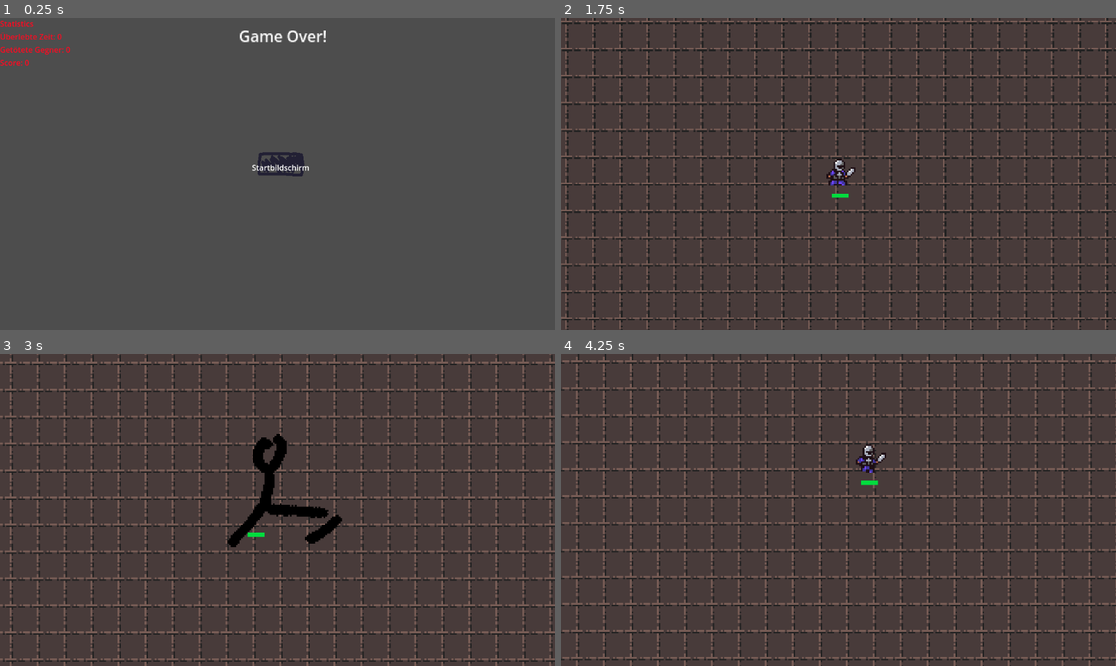
Above: before the commit, frames 1-4 (two rows, left to right).
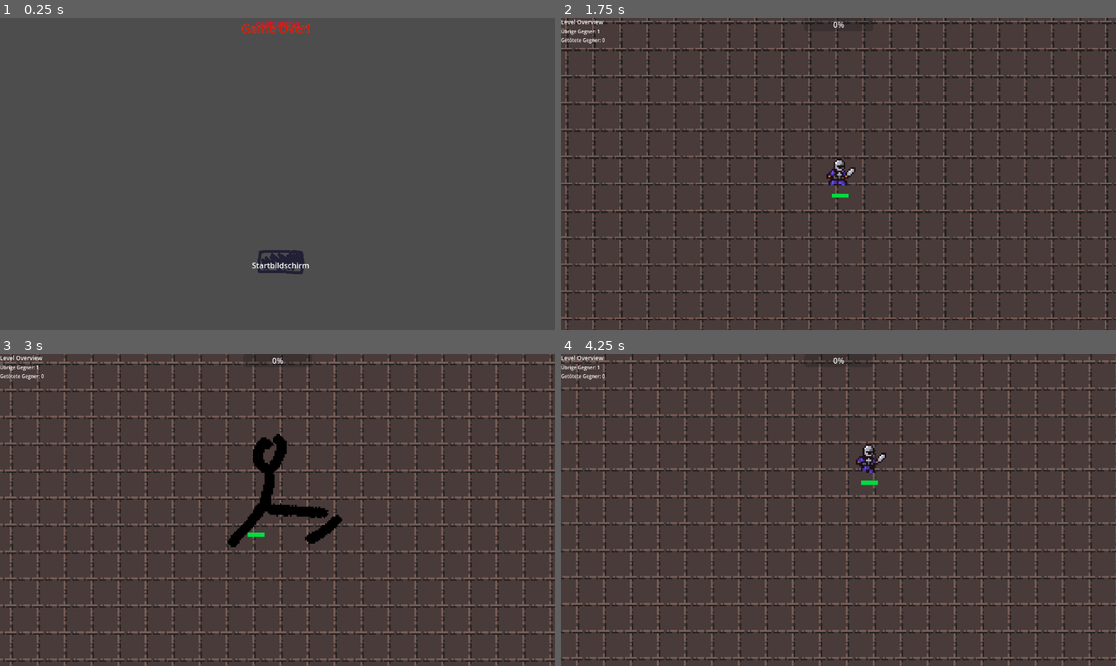
Above: after the commit, the same moments.

Repository: Lukas74m/gae_ca2
Game: Godot game, scene res://scenes/deathscreen/deathscreen.tscn
Two runs of this game, one before a commit and one after it. Both use one fixed random seed, a clock stepped at 60 frames per second and the inputs below. This scene is started directly instead of the project's main scene.
Inputs (mouse positions are in pixels of both pictures, inside the frame that each line leads up to):
- Up to frame 1 (0.25 s): no input
- Up to frame 2 (1.75 s): click "Startbildschirm" at 0.5 s; click "Spielen" at 1.25 s
- Up to frame 3 (3 s): move the mouse to (399, 494) at 2.02 s; hold Q (attack) 2.03-2.78 s; move the mouse to (166, 525) at 2.77 s; tap E (dash) at 2.85 s
- Up to frame 4 (4.25 s): move the mouse to (894, 441) at 3.52 s; hold Q (attack) from 3.53 s (still down)

The runs differ from the first frame. In frame 1, 2.0% of the frame differs, in the area x 0-59%, y 0-83%; in frame 2, 0.3%; in frame 3, 0.3%; in frame 4, 0.3%.
Error after the commit: Invalid call. Nonexistent function 'update_display' in base 'Control (stats_display.gd)'. (res://scripts/deathscreen/deathscreen.gd:7)

Commit message:
Updated StatsDisplay and added TaskDisplay

Diff:
--- /dev/null
+++ b/gae-ca2/scenes/components/ProgressBar.tscn
@@ -0,0 +1,6 @@
+[gd_scene load_steps=2 format=3 uid="uid://dxyuukgy0vofe"]
+
+[ext_resource type="Script" uid="uid://bqgk3ycdgt1e2" path="res://scripts/components/progress_bar.gd" id="1_mk2y3"]
+
+[node name="ProgressBar" type="ProgressBar"]
+script = ExtResource("1_mk2y3")
--- a/gae-ca2/scenes/components/StatsDisplay.tscn
+++ b/gae-ca2/scenes/components/StatsDisplay.tscn
@@ -13,19 +13,18 @@
 theme = ExtResource("1_c2lwd")
 script = ExtResource("1_tr8xu")
 
-[node name="Panel" type="Panel" parent="."]
+[node name="VBoxContainer" type="VBoxContainer" parent="."]
 layout_mode = 1
-anchors_preset = 15
-anchor_right = 1.0
-anchor_bottom = 1.0
+anchors_preset = 5
+anchor_left = 0.5
+anchor_right = 0.5
+offset_left = -45.5
+offset_right = 45.5
+offset_bottom = 23.0
 grow_horizontal = 2
-grow_vertical = 2
-theme = ExtResource("1_c2lwd")
+alignment = 1
 
-[node name="VBoxContainer" type="VBoxContainer" parent="Panel"]
-layout_mode = 0
-offset_right = 40.0
-offset_bottom = 40.0
-
-[node name="Title" type="Label" parent="Panel/VBoxContainer"]
+[node name="Title" type="Label" parent="VBoxContainer"]
 layout_mode = 2
+text = "oajihugdhvj"
+horizontal_alignment = 1
--- /dev/null
+++ b/gae-ca2/scenes/components/TaskDisplay.tscn
@@ -0,0 +1,54 @@
+[gd_scene load_steps=5 format=3 uid="uid://byi3e8vfwfdhg"]
+
+[ext_resource type="Script" uid="uid://bijuh5uq5kfoe" path="res://scripts/components/task_display.gd" id="1_5xplb"]
+[ext_resource type="Theme" uid="uid://dviluyd0ea27u" path="res://task_display_theme.tres" id="1_r04c6"]
+[ext_resource type="PackedScene" uid="uid://dxyuukgy0vofe" path="res://scenes/components/ProgressBar.tscn" id="3_tsd5v"]
+
+[sub_resource type="LabelSettings" id="LabelSettings_5xplb"]
+font_size = 12
+
+[node name="TaskDisplay" type="Control"]
+layout_mode = 3
+anchors_preset = 15
+anchor_right = 1.0
+anchor_bottom = 1.0
+grow_horizontal = 2
+grow_vertical = 2
+script = ExtResource("1_5xplb")
+
+[node name="CanvasLayer" type="CanvasLayer" parent="."]
+
+[node name="VBoxContainer" type="VBoxContainer" parent="CanvasLayer"]
+offset_right = 57.0
+offset_bottom = 14.0
+size_flags_horizontal = 0
+size_flags_vertical = 4
+theme = ExtResource("1_r04c6")
+alignment = 1
+
+[node name="Title" type="Label" parent="CanvasLayer/VBoxContainer"]
+layout_mode = 2
+size_flags_horizontal = 0
+text = "oajihugdhvj"
+label_settings = SubResource("LabelSettings_5xplb")
+horizontal_alignment = 1
+
+[node name="Control" type="Control" parent="CanvasLayer"]
+layout_mode = 3
+anchors_preset = 5
+anchor_left = 0.5
+anchor_right = 0.5
+grow_horizontal = 2
+size_flags_horizontal = 2
+size_flags_vertical = 4
+
+[node name="ProgressBar" parent="CanvasLayer/Control" instance=ExtResource("3_tsd5v")]
+layout_mode = 1
+anchors_preset = 5
+anchor_left = 0.5
+anchor_right = 0.5
+offset_left = -71.5
+offset_right = 71.5
+offset_bottom = 27.0
+grow_horizontal = 2
+size_flags_horizontal = 0
--- a/gae-ca2/scenes/deathscreen/deathscreen.tscn
+++ b/gae-ca2/scenes/deathscreen/deathscreen.tscn
@@ -50,42 +50,35 @@
 "speed": 10.0
 }]
 
+[sub_resource type="LabelSettings" id="LabelSettings_btbqu"]
+font_size = 25
+font_color = Color(0.816797, 0.0841022, 0, 1)
+outline_size = 1
+outline_color = Color(0.997687, 0.488045, 0.420835, 1)
+shadow_size = 3
+
 [node name="Deathscreen" type="Panel"]
 script = ExtResource("1_btbqu")
 
-[node name="GameOverText" type="Label" parent="."]
-layout_mode = 1
-anchors_preset = 5
-anchor_left = 0.5
-anchor_right = 0.5
-offset_left = 442.0
-offset_top = 14.0
-offset_right = 592.0
-offset_bottom = 37.0
-grow_horizontal = 2
-scale = Vector2(2, 2)
-text = "Game Over! "
-horizontal_alignment = 1
-vertical_alignment = 1
+[node name="Control" type="CanvasLayer" parent="."]
 
-[node name="TextureButton" type="TextureButton" parent="."]
-layout_mode = 1
+[node name="TextureButton" type="TextureButton" parent="Control"]
 anchors_preset = 8
 anchor_left = 0.5
 anchor_top = 0.5
 anchor_right = 0.5
 anchor_bottom = 0.5
-offset_left = 532.0
-offset_top = 260.0
-offset_right = 632.0
-offset_bottom = 360.0
+offset_left = -44.0
+offset_top = 139.0
+offset_right = 56.0
+offset_bottom = 239.0
 grow_horizontal = 2
 grow_vertical = 2
 texture_normal = ExtResource("2_u6gas")
 texture_hover = ExtResource("3_3638j")
 script = ExtResource("2_bssjh")
 
-[node name="Label" type="Label" parent="TextureButton"]
+[node name="Label" type="Label" parent="Control/TextureButton"]
 layout_mode = 1
 anchors_preset = 8
 anchor_left = 0.5
@@ -102,15 +95,34 @@
 horizontal_alignment = 1
 vertical_alignment = 1
 
-[node name="AnimatedSprite2D" type="AnimatedSprite2D" parent="TextureButton"]
+[node name="AnimatedSprite2D" type="AnimatedSprite2D" parent="Control/TextureButton"]
 position = Vector2(50, 50)
 sprite_frames = SubResource("SpriteFrames_s586m")
 animation = &"click"
 frame = 4
 frame_progress = 1.0
 
-[node name="StatsDisplay" parent="." instance=ExtResource("6_gm5rc")]
-layout_mode = 1
+[node name="CenterContainer" type="VBoxContainer" parent="Control"]
+anchors_preset = 5
+anchor_left = 0.5
+anchor_right = 0.5
+offset_left = -48.0
+offset_right = 48.0
+offset_bottom = 40.0
+grow_horizontal = 2
 
-[connection signal="pressed" from="TextureButton" to="TextureButton" method="_on_pressed"]
-[connection signal="animation_finished" from="TextureButton/AnimatedSprite2D" to="TextureButton" method="_on_animated_sprite_2d_animation_finished"]
+[node name="StatsDisplay" parent="Control/CenterContainer" instance=ExtResource("6_gm5rc")]
+layout_mode = 2
+size_flags_horizontal = 4
+size_flags_vertical = 4
+
+[node name="GameOverText" type="Label" parent="Control/CenterContainer"]
+layout_mode = 2
+size_flags_horizontal = 4
+text = "Game Over! "
+label_settings = SubResource("LabelSettings_btbqu")
+horizontal_alignment = 1
+vertical_alignment = 1
+
+[connection signal="pressed" from="Control/TextureButton" to="Control/TextureButton" method="_on_pressed"]
+[connection signal="animation_finished" from="Control/TextureButton/AnimatedSprite2D" to="Control/TextureButton" method="_on_animated_sprite_2d_animation_finished"]
--- a/gae-ca2/scenes/game/Game.tscn
+++ b/gae-ca2/scenes/game/Game.tscn
@@ -8,6 +8,7 @@
 [ext_resource type="Texture2D" uid="uid://4i36g80kqt6t" path="res://assets/dungeon tileset pack/0x72_DungeonTilesetII_v1.7 (1)/0x72_DungeonTilesetII_v1.7/atlas_walls_low-16x16.png" id="4_56wml"]
 [ext_resource type="PackedScene" uid="uid://co8ulpd1qg5vg" path="res://scenes/manager/ProgressManger.tscn" id="5_lyhax"]
 [ext_resource type="PackedScene" uid="uid://vcvbrmlgyiai" path="res://scenes/shop/Shop.tscn" id="8_wnrko"]
+[ext_resource type="PackedScene" uid="uid://byi3e8vfwfdhg" path="res://scenes/components/TaskDisplay.tscn" id="9_qf6a8"]
 
 [sub_resource type="TileSetAtlasSource" id="TileSetAtlasSource_gg4pt"]
 texture = ExtResource("2_wnrko")
@@ -399,6 +400,17 @@
 [node name="ProgressManger" parent="." instance=ExtResource("5_lyhax")]
 
 [node name="Shop" parent="." instance=ExtResource("8_wnrko")]
+visible = false
+
+[node name="CanvasLayer" type="CanvasLayer" parent="."]
+layer = 0
+
+[node name="TaskDisplay" parent="CanvasLayer" instance=ExtResource("9_qf6a8")]
+anchors_preset = 0
+anchor_right = 0.0
+anchor_bottom = 0.0
+grow_horizontal = 1
+grow_vertical = 1
 
 [connection signal="timeout" from="Gametimer" to="." method="_on_gametimer_timeout"]
 [connection signal="player_death" from="Player" to="." method="_on_player_player_death"]
--- /dev/null
+++ b/gae-ca2/scripts/components/progress_bar.gd
@@ -0,0 +1,6 @@
+extends ProgressBar
+
+
+func update_progress_bar(maximal_value, current_value):
+	max_value = maximal_value
+	value = current_value
--- a/gae-ca2/scripts/components/stats_display.gd
+++ b/gae-ca2/scripts/components/stats_display.gd
@@ -1,7 +1,11 @@
 extends Control
 
-@onready var title_label = $Panel/VBoxContainer/Title
-@onready var vbox_container = $Panel/VBoxContainer
+@onready var title_label = $VBoxContainer/Title
+@onready var vbox_container = $VBoxContainer
+
+func _ready() -> void:
+	print("Size:", size)
+
 
 func set_stats(stats: Dictionary, title: String ):
 	# Delete all previous entries (except title)
@@ -13,6 +17,6 @@
 	for stat_name in stats.keys():
 		var value = stats[stat_name]
 		var label = Label.new()
-
 		label.text = "%s: %s" % [stat_name.capitalize(), str(value)]
+		label.horizontal_alignment = HORIZONTAL_ALIGNMENT_CENTER
 		vbox_container.add_child(label)
--- /dev/null
+++ b/gae-ca2/scripts/components/task_display.gd
@@ -0,0 +1,27 @@
+extends Control
+
+@onready var title_label = $CanvasLayer/VBoxContainer/Title
+@onready var vbox_container = $CanvasLayer/VBoxContainer
+@onready var progress_bar = $CanvasLayer/Control/ProgressBar
+
+func update_display(stats: Dictionary, title: String):
+	set_labels(stats, title)
+	update_progress_bar()
+
+func set_labels(stats: Dictionary, title: String):
+	# Delete all previous entries (except title)
+	for child in vbox_container.get_children():
+		if child != title_label:
+			child.queue_free()
+	title_label.text = title
+	# Add a new stats
+	for stat_name in stats.keys():
+		var value = stats[stat_name]
+		var label = Label.new()
+		label.text = "%s: %s" % [stat_name.capitalize(), str(value)]
+		vbox_container.add_child(label)
+
+func update_progress_bar():
+	var max_value = Global.ProgressManager.get_level_wave_size()
+	var value = Global.ProgressManager.get_current_level_kill_amount()
+	progress_bar.update_progress_bar(max_value, value)
--- a/gae-ca2/scripts/deathscreen/deathscreen.gd
+++ b/gae-ca2/scripts/deathscreen/deathscreen.gd
@@ -1,10 +1,10 @@
 extends Panel
 
-@onready var stats_display_instance = $StatsDisplay
+@onready var stats_display_instance = $Control/CenterContainer/StatsDisplay
 
 # Called when the node enters the scene tree for the first time.
 func _ready() -> void:
-	stats_display_instance.set_stats({
+	stats_display_instance.update_display({
 	"Überlebte Zeit ": Global.time_alive,
 	"Getötete Gegner ": Global.kills,
 	"Score ": Global.score
--- a/gae-ca2/scripts/game/game.gd
+++ b/gae-ca2/scripts/game/game.gd
@@ -3,6 +3,7 @@
 @onready var game_timer = $Gametimer
 @onready var enemy_manager = $EnemyManager
 @onready var progress_manager = $ProgressManger
+@onready var task_display_instance = $CanvasLayer/TaskDisplay
 @onready var player = $Player
 @onready var shop = $Shop
 
@@ -12,7 +13,14 @@
 	Global.player = player
 	Global.ProgressManager = progress_manager
 	Global.shop = shop
+	set_task_display()
 	game_timer.start()
+
+func set_task_display():
+	task_display_instance.update_display({
+	"Übrige Gegner ": 1,
+	"Getötete Gegner ": 0,
+}, "Level Overview")
 
 
 # Called every frame. 'delta' is the elapsed time since the previous frame.
--- a/gae-ca2/scripts/manager/progress_manger.gd
+++ b/gae-ca2/scripts/manager/progress_manger.gd
@@ -62,3 +62,10 @@
 	if current_level_kill_amount >= current_level_dict["level_wave_size"]:
 		current_level_kill_amount = 0
 		on_level_up()
+
+func get_level_wave_size():
+	return current_level_dict["level_wave_size"]
+
+
+func get_current_level_kill_amount():
+	return current_level_kill_amount
--- /dev/null
+++ b/gae-ca2/task_display_theme.tres
@@ -0,0 +1,4 @@
+[gd_resource type="Theme" format=3 uid="uid://dviluyd0ea27u"]
+
+[resource]
+default_font_size = 10
Not shown: 1 places in gae-ca2/scenes/deathscreen/deathscreen.tscn that only renumber resources
Not shown: 1 places in gae-ca2/scenes/game/Game.tscn that only renumber resources
Not shown, added: gae-ca2/scripts/components/progress_bar.gd.uid
Not shown, added: gae-ca2/scripts/components/task_display.gd.uid
